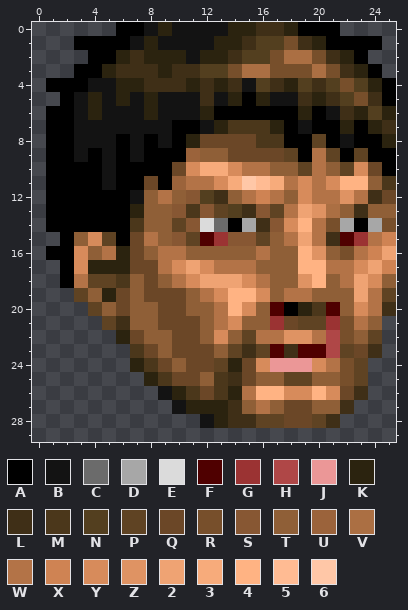
Pixel-art sprite -- graphics/stftr10.png. The picture above was drawn from the file before the commit.
The file is 26x30 pixels.
Palette (. is transparent): A #000000  B #131313  C #6b6b6b  D #a7a7a7  E #dbdbdb  F #4f0000  G #9b3333  H #af4747  J #eb9797  K #2b230f  L #3f2f17  M #4b371b  N #533f1f  P #5f4323  Q #6b4727  R #774f2b  S #875733  T #8f5f37  U #9b633b  V #ab6f43  W #b37347  X #cf8353  Y #d78b5b  Z #df9363  2 #efa373  3 #f7ab7b  4 #ffb383  5 #ffbb93  6 #ffc7a7
Pixels before, first column x 1:
 0 .....AABKBBBBKKLLKAAA....
 1 ..AAAABKBBBBKKLNNRLKAAAA.
 2 ...AAKLKKKBKKLNNRVVRLKA..
 3 ..AAKLLLKLLNNRVVRRRVRLKA.
 4 AAABBKKLLLKLKLBNLKNLNRNKA
 5 .ABKBKBKBBBLBKAKBBLKLNRLA
 6 AABKBBBKBBBKAAAAAAKABLKNK
 7 AABBBBBBBAABKMMMKABAAKAKL
 8 AABBBABABAKQQQQMMAAPABAAK
 9 AABABABAAAUTTQQQQPAWPAPAA
10 AAAABAAAAQY33YWWTTPWTPYQA
11 AAAABAAQAUWWY3653WYWY44TM
12 AAAAAABTWTSNLTWXWTYWWZWLQ
13 AAAAAAKTTSMSPNLSPW2ZVTLTT
14 AAAAAAMTTPSECADLSY4WRDADR
15 .ATYPAQWTSPFGSSPTW2WLFGWX
16 AAYTWKQTWWTTTTTWTT4ZTRWX2
17 .AYKKKQQWY2YWWWTTT44WWY2X
18 .AWPPMTQTWY222YWTTZ4TW2YT
19 ..PTKQTQQQTWY44YTWWTTT2WP
20 ...PTQTTQQTTW4YTFAKMFTYWL
21 ....PLTTQQQTWYTTGQPPGRWT.
22 .....KQTTQQTYTPWWZZWHRTP.
23 ......MQTQQQTPLPFLFFHPQL.
24 ......KMQTQQPKQYJJJYWRP..
25 .......KMQQTMLQTTPPTTRP..
26 ........BKMQMKW44YY4YQL..
27 .........BKKKLTWTQQTTL...
28 ...........BKLLPPQQPL....
New version:
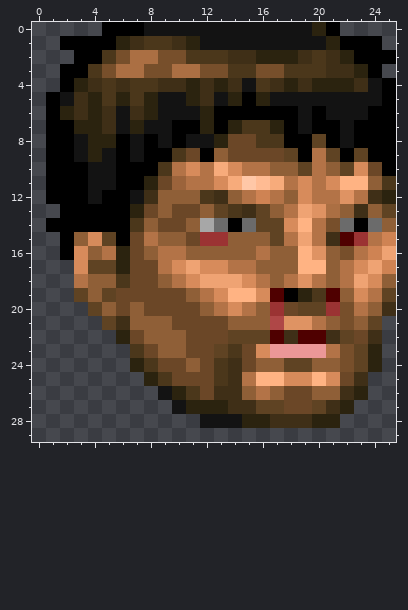
Changes in this commit:
Changed rows in their new state; - is an unchanged pixel.
first column x 1:
 0 ----A---B----BBBBBBK-----
 1 -A---KLMMLK-BBBBBBBBK----
 2 --A-MRVVRRMMM-LKKKLM---AA
 3 -A-MRVVRRVVRRMMR-MMML----
 4 .-KLMLMM-------M--LKKKLB-
 5 ABL-M-M---K-------BBBBBB-
 6 -KL-L-L-----------B--BBAA
 7 --KKL-K----KAK-------B-AA
 8 ---KK-----BBK-----------A
 9 ---K-----MQA-------------
10 ---B----MW-W-------------
11 ---B---KQ----------------
12 ---B---LT-TM------------K
13 .------Q-QQT-M-PT-------P
14 --------QQTD--CPP----C-CT
15 ---------TQG-TTTP--------
16 .------------------------
17 -.-PP-------Y-------T----
18 -.-TT-Q----------W-W-----
19 ----P-Q---------FAKMF-Y--
20 -------Q--Q--YW-GQPPGRWT-
21 --------T--QQT--HZZWT-TP-
22 ---------T-QQP-PFLFFLPQL-
23 ---------T--PMQYJJJJWRPK-
24 ---------QT-ML-TTPPTT--K-
25 -----------Q--W44YY4YQL--
26 ------------LLTWTQQTTLK--
27 --------------LPP--PLK---
28 ------------BBKKLLLKK----
Pixel boxes of the changes (left, top, right, bottom) in both pictures:
changed: (46, 22, 396, 428)
